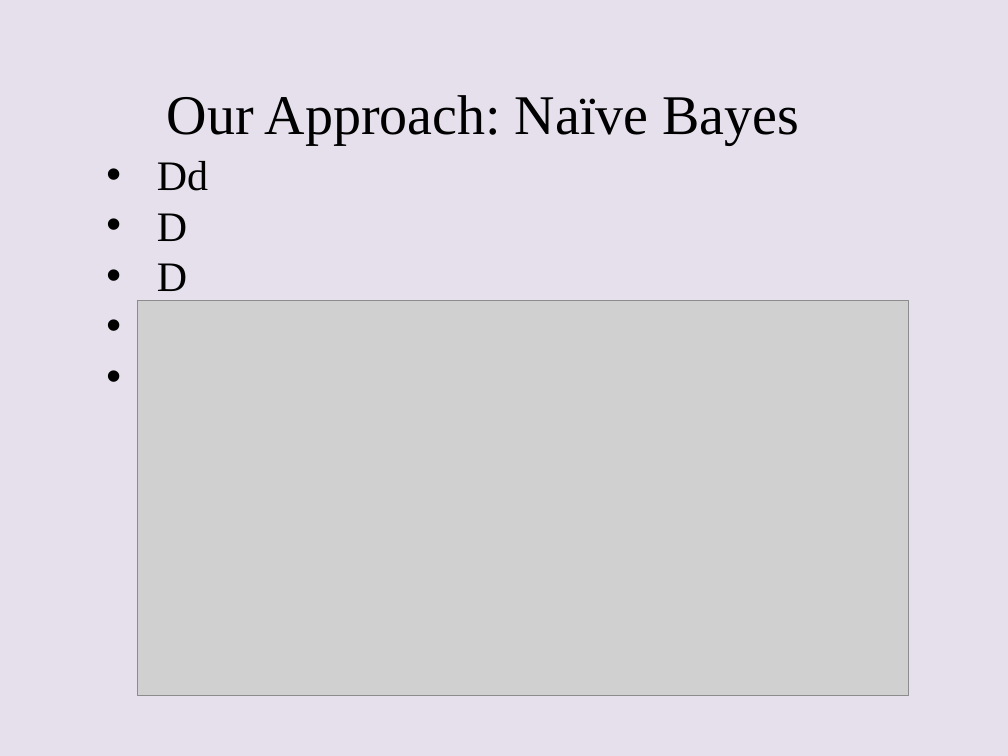
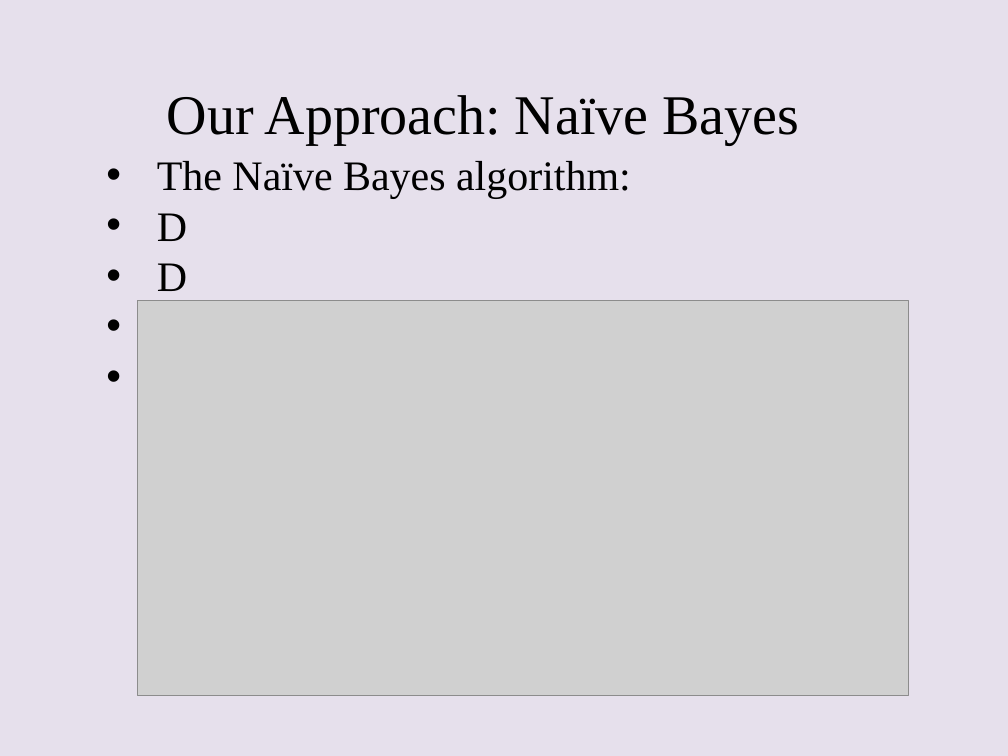
Before and after one commit to Havaldar/emoetion, a slide deck: slide 3 of Powerpoint.pptx. Drawn at 1008x756 pixels with LibreOffice and Linux fonts; fonts in the diff are those of the drawing; grey boxes stand for pictures. Boxes give left, top, right and bottom in pixels: in the first picture for what was removed or moved away, otherwise in the second. Text is boxed around its words. In the diff, an @@ line names an element or a change of style, - is before the commit and + after.

Commit message:
updated ppt

```diff
--- a/Powerpoint.pptx
+++ b/Powerpoint.pptx
@@ text at bbox=[157, 161, 631, 198]: text changed @@
-• Dd
+• The Naïve Bayes algorithm:
```
Also in this commit, not shown: 1 other slide changed, 2 slides added, 1 slide removed, 2 other files.
